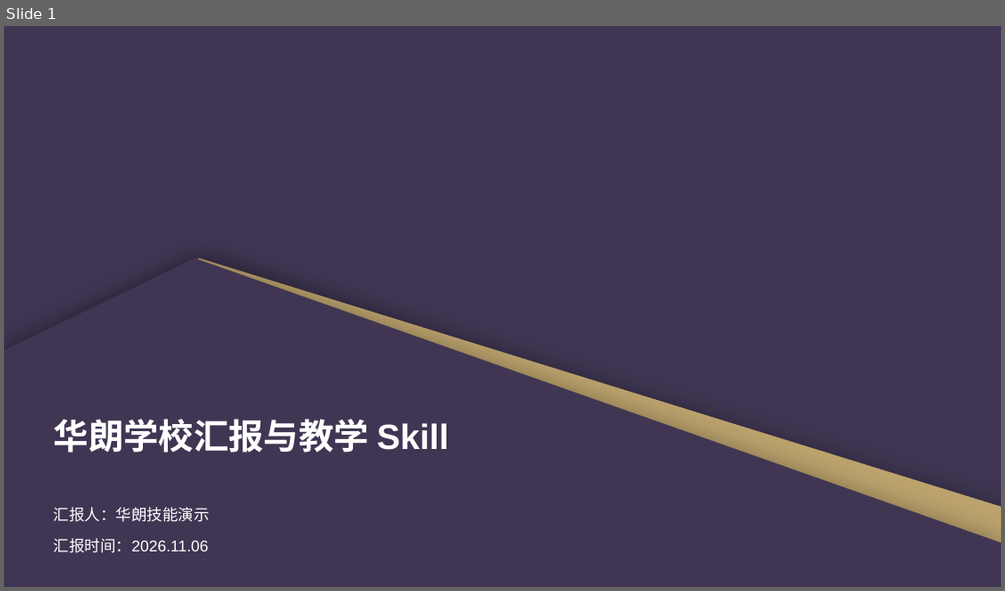
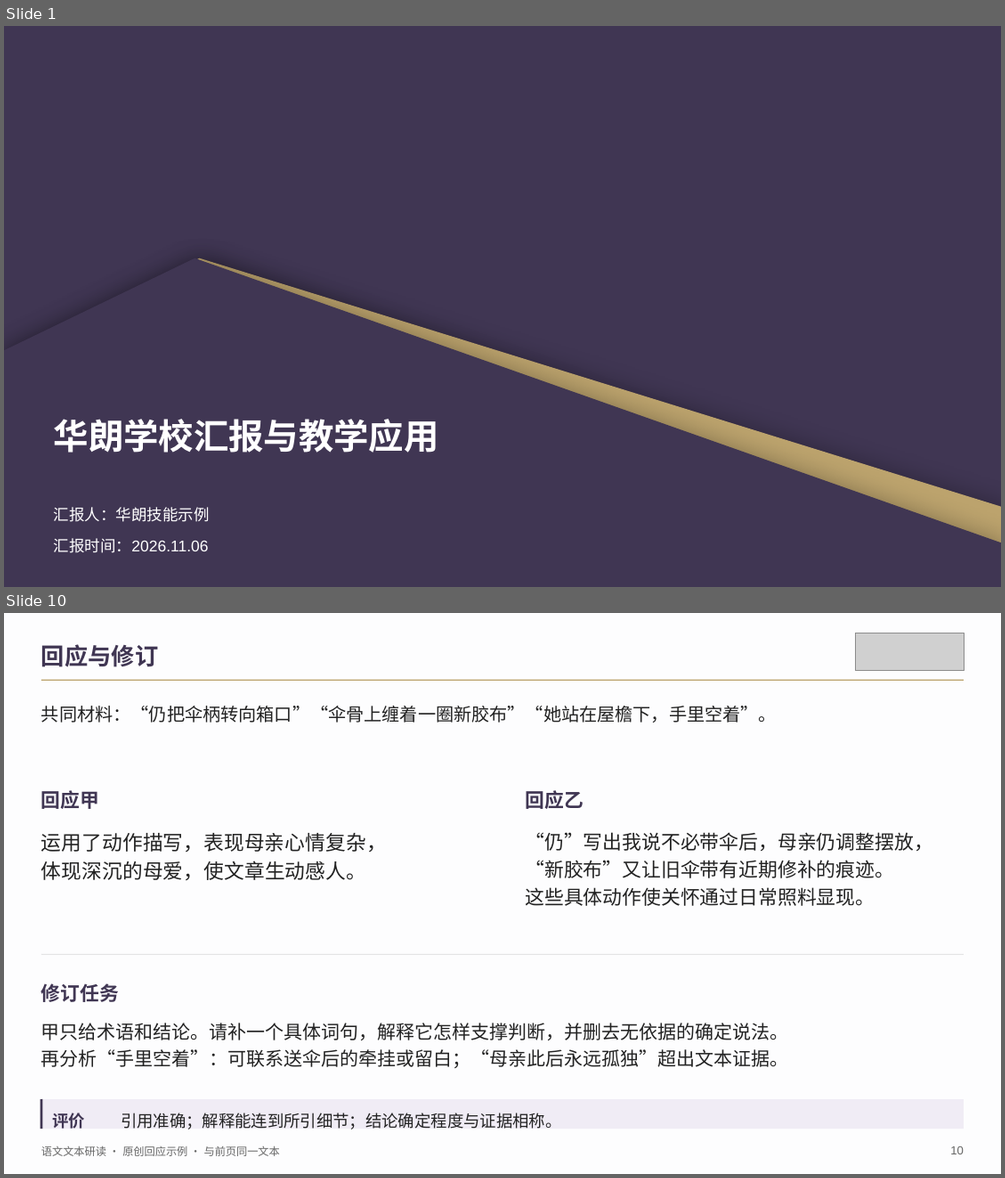
Before and after one commit to 2503668375-boop/hualang-ppt-skill, a slide deck: artifact-template-hualang-school/assets/scene-examples.pptx. Shown one above the other, each under a label of ours: slide 1 before the commit, slides 1 and 10 after it; the slides between them are not shown. The pictures are 1005x591 and 1005x1178 pixels, drawn with LibreOffice and Linux fonts; fonts in the diff are those of the drawing; grey boxes stand for pictures; background and template pictures are left out. Boxes give left, top, right and bottom in pixels: in the first picture for what was removed or moved away, otherwise in the second. Text is boxed around its words. In the diff, an @@ line names an element or a change of style, - is before the commit and + after.

Commit message:
完善华朗V8组件排版、教学深度、内容审查与辅助动画

```diff
--- a/artifact-template-hualang-school/assets/scene-examples.pptx
+++ b/artifact-template-hualang-school/assets/scene-examples.pptx
@@ slide 10 added at box(4, 613, 1001, 1174), background #FDFDFE @@
@@ picture added at box(856, 633, 964, 670) @@
@@ text added at box(41, 644, 158, 667), 22.5 pt, text #403653, bold @@
+回应与修订
@@ line added from (41, 681) to (963, 681), #BCA36D 1.05 pt @@
@@ text added at box(41, 706, 777, 722), 17.2 pt, text #222222 @@
+共同材料：“仍把伞柄转向箱口”“伞骨上缠着一圈新胶布”“她站在屋檐下，手里空着”。
@@ text added at box(41, 790, 99, 809), 18.8 pt, text #403653, bold @@
+回应甲
@@ text added at box(525, 790, 582, 809), 18.8 pt, text #403653, bold @@
+回应乙
@@ text added at box(41, 833, 387, 880), 19.5 pt, text #222222 @@
+运用了动作描写，表现母亲心情复杂，
+体现深沉的母爱，使文章生动感人。
@@ text added at box(525, 832, 933, 906), 18.8 pt, text #222222 @@
+“仍”写出我说不必带伞后，母亲仍调整摆放，
+“新胶布”又让旧伞带有近期修补的痕迹。
+这些具体动作使关怀通过日常照料显现。
@@ line added from (41, 954) to (963, 954), #D8D8D8 0.75 pt @@
@@ text added at box(41, 983, 119, 1002), 18.8 pt, text #403653, bold @@
+修订任务
@@ text added at box(41, 1022, 789, 1068), 18 pt, text #222222 @@
+甲只给术语和结论。请补一个具体词句，解释它怎样支撑判断，并删去无依据的确定说法。
+再分析“手里空着”：可联系送伞后的牵挂或留白；“母亲此后永远孤独”超出文本证据。
@@ rectangle added at box(41, 1099, 963, 1129), fill #F0ECF5 @@
@@ line added from (41, 1099) to (41, 1129), #403653 2.25 pt @@
@@ text added at box(52, 1112, 85, 1128), 15.8 pt, text #403653, bold @@
+评价
@@ text added at box(121, 1112, 561, 1129), 15.8 pt, text #222222 @@
+引用准确；解释能连到所引细节；结论确定程度与证据相称。
@@ text added at box(41, 1146, 280, 1156), 10.5 pt, text #666666 @@
+语文文本研读 · 原创回应示例 · 与前页同一文本
@@ text added at box(950, 1146, 963, 1154), 11.2 pt, text #666666 @@
+10
@@ slide 1 changed as well @@
@@ text at box(54, 418, 439, 452): text changed @@
-华朗学校汇报与教学 Skill
+华朗学校汇报与教学应用
@@ text at box(54, 507, 210, 522): text changed @@
-汇报人：华朗技能演示
+汇报人：华朗技能示例
```
Also in this commit, not shown: 2 other slides changed, 12 other slides added, 23 slides removed, 47 other files.
